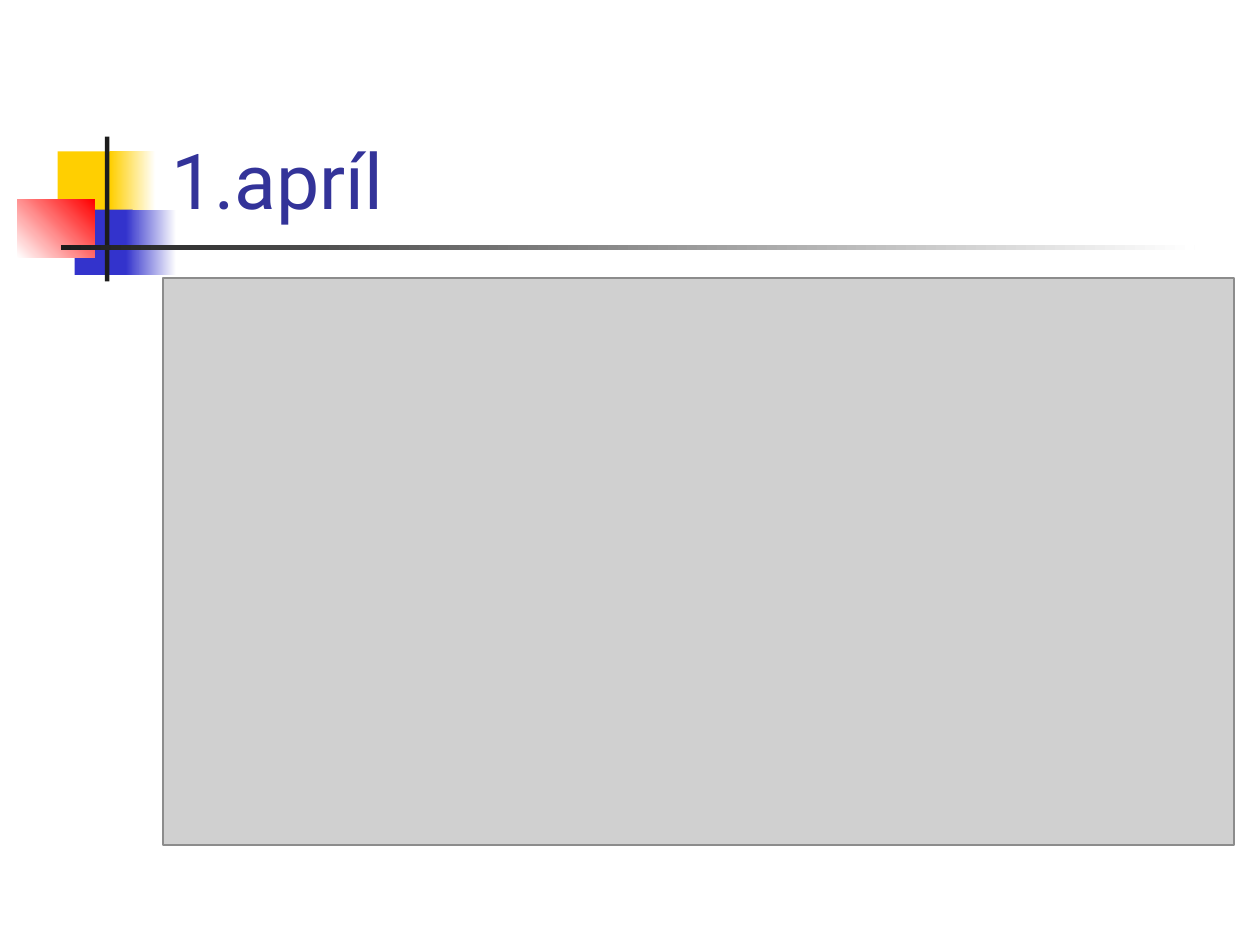
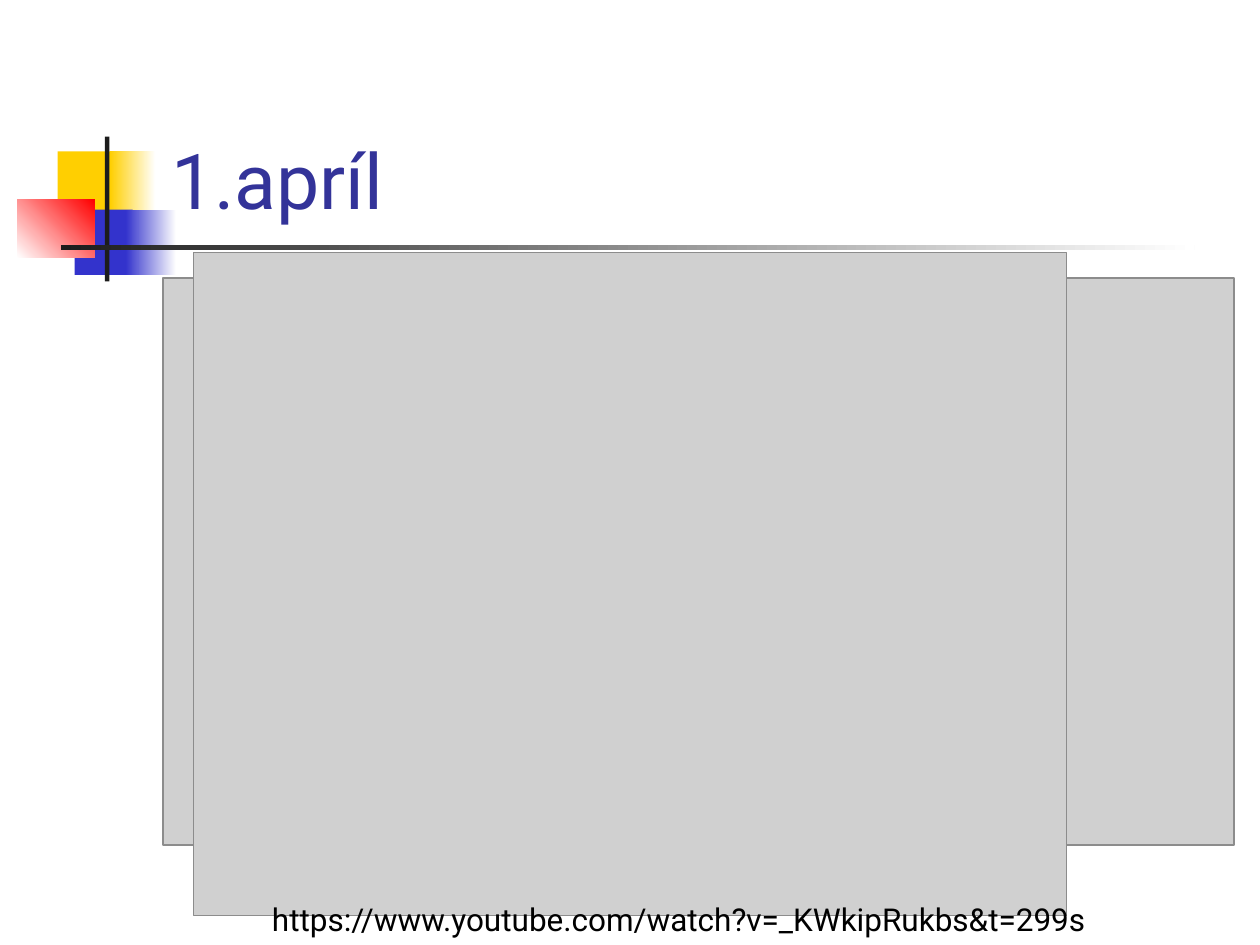
Before and after one commit to Programovanie4/Prednasky, a slide deck: slide 3 of 08/08_java_intro.ppt. Drawn at 1260x945 pixels with LibreOffice and Linux fonts; fonts in the diff are those of the drawing; grey boxes stand for pictures. Boxes give left, top, right and bottom in pixels: in the first picture for what was removed or moved away, otherwise in the second. Text is boxed around its words. In the diff, an @@ line names an element or a change of style, - is before the commit and + after.

```diff
--- a/08/08_java_intro.ppt
+++ b/08/08_java_intro.ppt
@@ picture added at (194,253,1067,916) @@
@@ text added at (272,903,1085,939), 18 pt, text #000000 @@
+https://www.youtube.com/watch?v=_KWkipRukbs&t=299s
```
Also in this commit, not shown: 5 other files.
